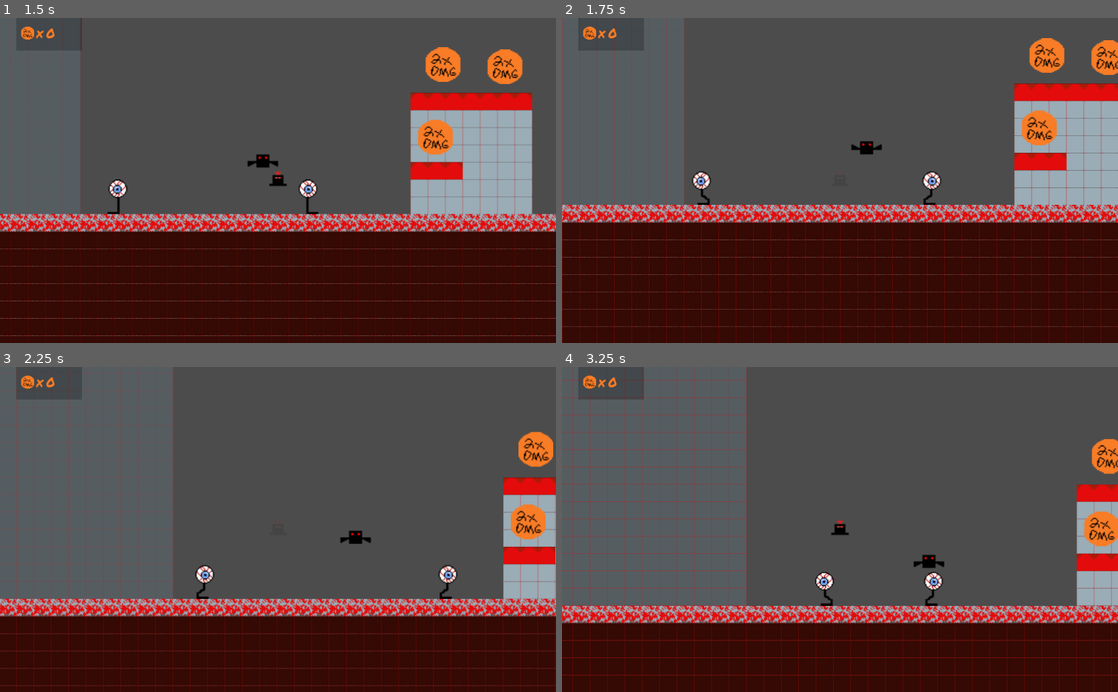
Above: before the commit, frames 1-4 (two rows, left to right).
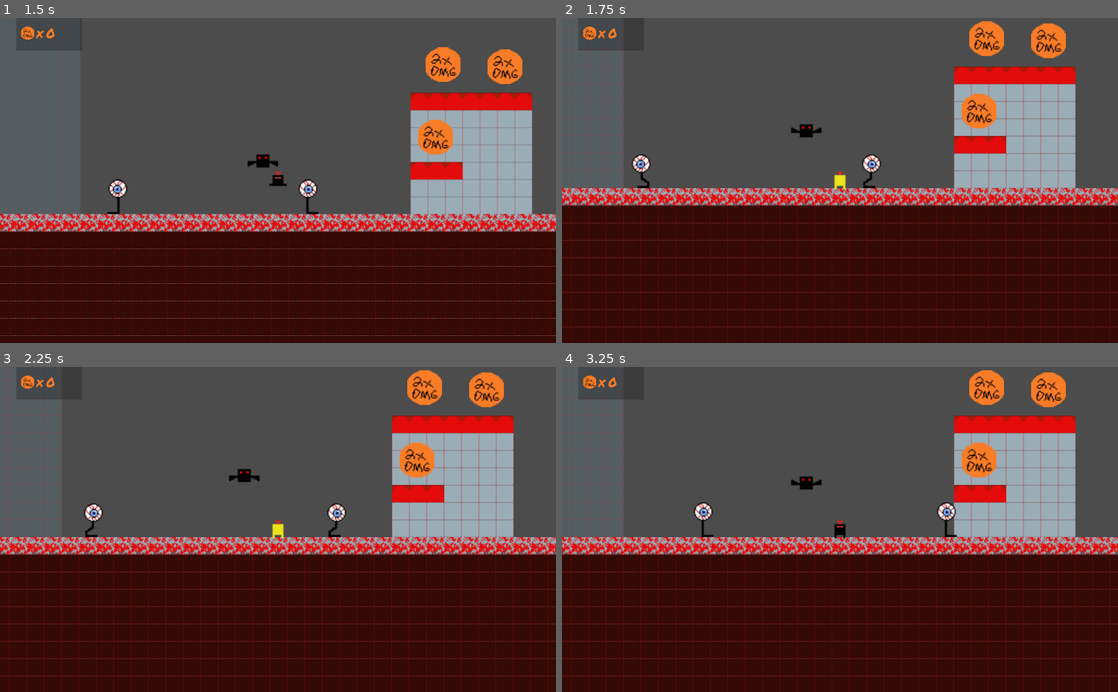
Above: after the commit, the same moments.

Repository: tompasini/Born4Lazers
Game: Godot game, scene res://Level1.tscn
Same seed, same stepped clock (60 frames per second), same inputs: the game is played once before the commit and once after it.
Inputs:
- Up to frame 1 (1.5 s): hold D (right) from 0.53 s (still down); tap Space (jump) at 0.6, 0.77, 1.07, 1.35 s
- Up to frame 2 (1.75 s): keep holding D (right); tap Space (jump) at 1.52 s
- Up to frame 3 (2.25 s): tap Space (jump) at 1.82, 2.1 s; release D (right) at 2.03 s; hold A (left) from 2.03 s (still down)
- Up to frame 4 (3.25 s): release A (left) at 2.78 s; hold D (right) from 2.78 s (still down); tap Space (jump) at 2.85, 3.02 s

Frame 1 is identical in both runs. In frame 2, 27% of the frame differs, in the area x 0-100%, y 0-100%; in frame 3, 40%; in frame 4, 42%.

Commit message:
dead animation

Diff:
--- a/Eybes.gd
+++ b/Eybes.gd
@@ -39,7 +39,7 @@
 		body.bounce()
 
 func _on_Sides_body_entered(body):
-	body.hurt(position.x)
+	body.hurt()
 
 func _on_Timer_timeout():
 	queue_free()
--- a/LZer.tscn
+++ b/LZer.tscn
@@ -1,9 +1,13 @@
-[gd_scene load_steps=7 format=2]
+[gd_scene load_steps=11 format=2]
 
 [ext_resource path="res://Assets/L Zer/Lzer.png" type="Texture" id=1]
 [ext_resource path="res://Scripts/LZer.gd" type="Script" id=2]
 [ext_resource path="res://Assets/L Zer/Lzer Run.png" type="Texture" id=3]
 [ext_resource path="res://Assets/L Zer/Lzer Jump.png" type="Texture" id=4]
+[ext_resource path="res://Assets/L Zer/Lzer Fall Back.png" type="Texture" id=5]
+[ext_resource path="res://Assets/L Zer/Lzer Splits.png" type="Texture" id=6]
+[ext_resource path="res://Assets/L Zer/Lzer Dead.png" type="Texture" id=7]
+[ext_resource path="res://Assets/L Zer/Lzer Hit.png" type="Texture" id=8]
 
 [sub_resource type="SpriteFrames" id=1]
 animations = [ {
@@ -21,18 +25,24 @@
 "loop": true,
 "name": "jump",
 "speed": 5.0
+}, {
+"frames": [ ExtResource( 8 ), ExtResource( 8 ), ExtResource( 8 ), ExtResource( 1 ), ExtResource( 1 ), ExtResource( 6 ), ExtResource( 5 ), ExtResource( 7 ) ],
+"loop": false,
+"name": "dead",
+"speed": 5.0
 } ]
 
 [sub_resource type="RectangleShape2D" id=2]
 extents = Vector2( 5, 6 )
 
-[node name="LZer" type="KinematicBody2D"]
+[node name="LZer" type="KinematicBody2D" groups=["player"]]
 collision_mask = 30
 script = ExtResource( 2 )
 
 [node name="AnimatedSprite" type="AnimatedSprite" parent="."]
 frames = SubResource( 1 )
 animation = "idle"
+speed_scale = 0.5
 
 [node name="CollisionShape2D" type="CollisionShape2D" parent="."]
 visible = false
@@ -40,5 +50,7 @@
 shape = SubResource( 2 )
 
 [node name="Timer" type="Timer" parent="."]
+wait_time = 3.0
 
+[connection signal="animation_finished" from="AnimatedSprite" to="." method="_on_AnimatedSprite_animation_finished"]
 [connection signal="timeout" from="Timer" to="." method="_on_Timer_timeout"]
--- a/Scripts/LZer.gd
+++ b/Scripts/LZer.gd
@@ -2,6 +2,7 @@
 
 var velocity = Vector2(0, 0)
 var damage = 5
+var alive = true
 const SPEED = 180
 const JUMPFORCE = -550
 const GRAVITY = 35
@@ -9,28 +10,29 @@
 signal dmg_power_up_collected
 
 func _physics_process(delta):
-	if (Input.is_action_pressed("right")):
-		velocity.x = SPEED
-		$AnimatedSprite.flip_h = false
-		$AnimatedSprite.play('run')
-	elif(Input.is_action_pressed("left")):
-		velocity.x = -SPEED
-		$AnimatedSprite.flip_h = true
-		$AnimatedSprite.play('run')
-	else:
-		$AnimatedSprite.play('idle')
+	if(alive):
+		if (Input.is_action_pressed("right")):
+			velocity.x = SPEED
+			$AnimatedSprite.flip_h = false
+			$AnimatedSprite.play('run')
+		elif(Input.is_action_pressed("left")):
+			velocity.x = -SPEED
+			$AnimatedSprite.flip_h = true
+			$AnimatedSprite.play('run')
+		else:
+			$AnimatedSprite.play('idle')
 
-	if not is_on_floor():
-		$AnimatedSprite.play('jump')
+		if not is_on_floor():
+			$AnimatedSprite.play('jump')
 
-	velocity.y += GRAVITY
+		velocity.y += GRAVITY
 
-	if(Input.is_action_just_pressed("jump") and is_on_floor()):
-		velocity.y = JUMPFORCE
+		if(Input.is_action_just_pressed("jump") and is_on_floor()):
+			velocity.y = JUMPFORCE
 
-	velocity = move_and_slide(velocity, Vector2.UP)
+		velocity = move_and_slide(velocity, Vector2.UP)
 
-	velocity.x = lerp(velocity.x, 0, 0.2)
+		velocity.x = lerp(velocity.x, 0, 0.2)
 
 
 func _on_FallZone_body_entered(body):
@@ -43,19 +45,16 @@
 	velocity.y = JUMPFORCE * 0.5
 
 
-func hurt(enemy_pos_x):
-	set_modulate(Color(1, 1, 1, 0.1))
-	velocity.y = JUMPFORCE * 0.5
-
-	if(position.x < enemy_pos_x):
-		velocity.x = -800
-	elif (position.x > enemy_pos_x):
-		velocity.x = 800
+func hurt():
+	alive = false
 	Input.action_release('left')
 	Input.action_release('right')
-
-	$Timer.start()
-
+	$AnimatedSprite.play('dead')
 
 func _on_Timer_timeout():
 	get_tree().reload_current_scene()
+
+
+func _on_AnimatedSprite_animation_finished():
+	if($AnimatedSprite.animation == 'dead'):
+		$Timer.start()
Binary file added: Assets/L Zer/Lzer Dead.png
Not shown, added: Assets/L Zer/Lzer Dead.png.import
Binary file added: Assets/L Zer/Lzer Fall Back.png
Not shown, added: Assets/L Zer/Lzer Fall Back.png.import
Binary file added: Assets/L Zer/Lzer Splits.png
Not shown, added: Assets/L Zer/Lzer Splits.png.import
